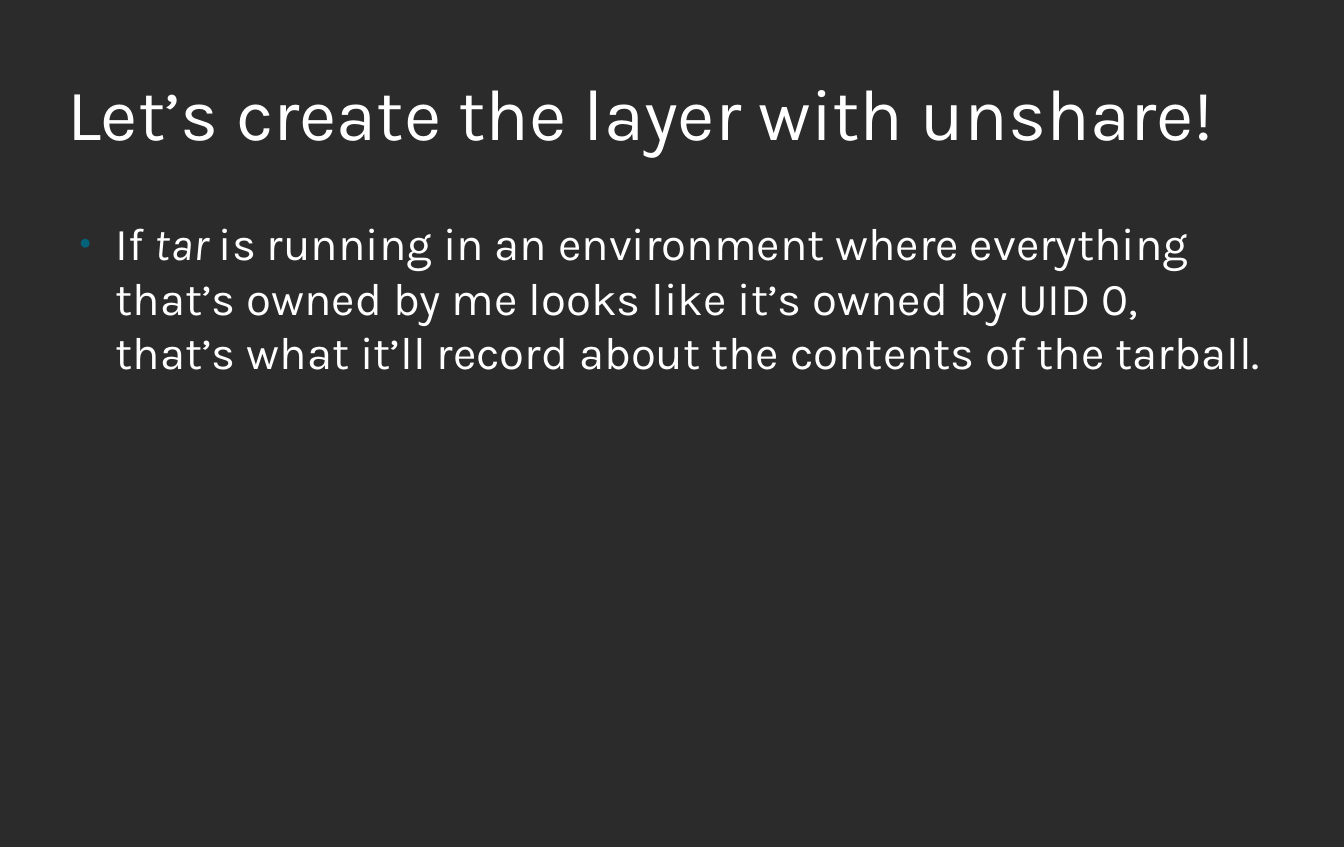
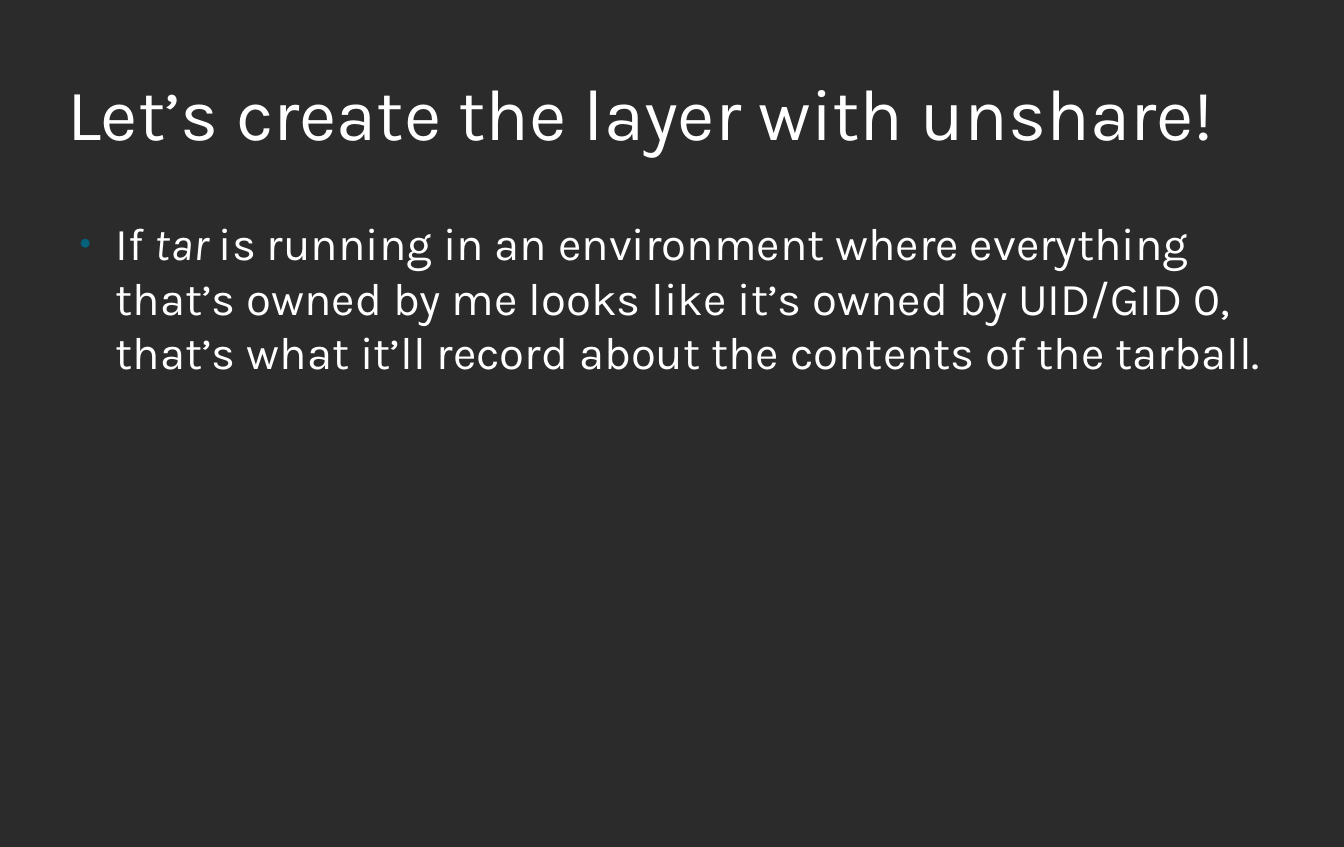
Before and after one commit to nalind/devconf.us-2018, a slide deck: slide 15 of images.odp (slide 13 before the commit). Drawn at 1344x847 pixels with LibreOffice and Linux fonts; fonts in the diff are those of the drawing; background and template pictures are left out; a plain dark background stands for a picture behind light text. Boxes give left, top, right and bottom in pixels: in the first picture for what was removed or moved away, otherwise in the second. Text is boxed around its words. In the diff, an @@ line names an element or a change of style, - is before the commit and + after.

```diff
--- a/images.odp
+++ b/images.odp
@@ text at (115,228,1260,370): text changed @@
-● If tar is running in an environment where everything that’s owned by me looks like it’s owned by UID 0, that’s what it’ll record about the contents of the tarball.
+● If tar is running in an environment where everything that’s owned by me looks like it’s owned by UID/GID 0, that’s what it’ll record about the contents of the tarball.
```
Also in this commit, not shown: 18 other slides changed, 5 slides added, 2 slides removed.
